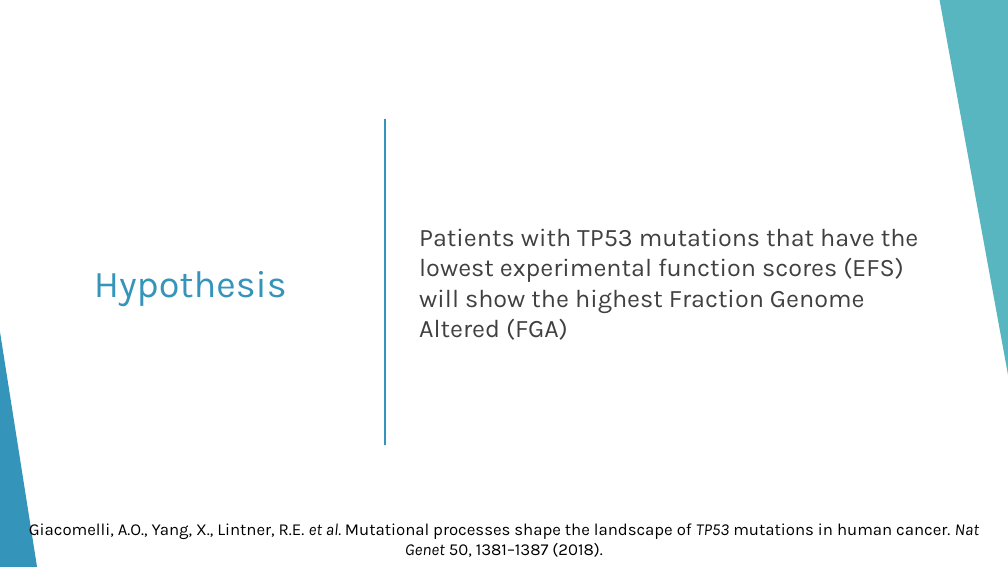
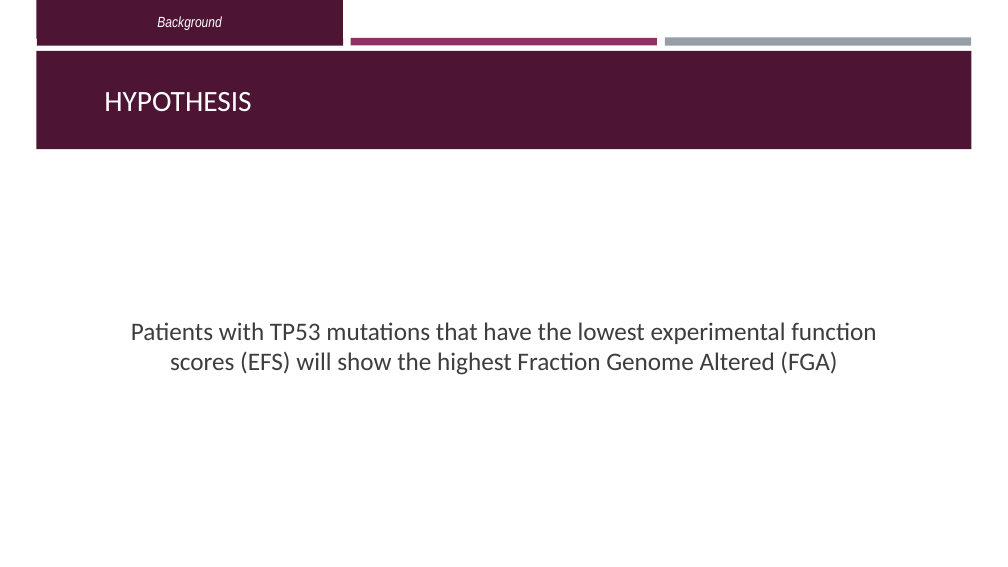
Before and after one commit to OrnitB/cancer_bioinformatics, a slide deck: slide 7 of project/project_background/Final Project Presentation - Ornit - Cancer Bioinfo March 2026.pptx (slide 8 before the commit). Drawn at 1008x567 pixels with LibreOffice and Linux fonts; fonts in the diff are those of the drawing. Boxes give left, top, right and bottom in pixels: in the first picture for what was removed or moved away, otherwise in the second. Text is boxed around its words. In the diff, an @@ line names an element or a change of style, - is before the commit and + after.

```diff
--- a/project/project_background/Final Project Presentation - Ornit - Cancer Bioinfo March 2026.pptx
+++ b/project/project_background/Final Project Presentation - Ornit - Cancer Bioinfo March 2026.pptx
@@ rectangle removed at <box>0,0,1008,567</box> @@
@@ text added at <box>157,16,221,30</box>, 14 pt, text #FFFFFF, italic @@
+Background
@@ triangle removed at <box>940,0,1008,382</box> @@
@@ rectangle added at <box>36,51,972,149</box>, fill #4D1434 @@
@@ rectangle added at <box>37,38,343,45</box>, fill #4D1434 @@
@@ rectangle added at <box>351,38,657,45</box>, fill #903163 @@
@@ rectangle added at <box>665,38,971,46</box>, fill #969FA7 @@
@@ text "HYPOTHESIS" at <box>104,92,251,112</box>: vertical alignment middle to bottom @@
@@ text at <box>104,92,251,112</box>: text changed; size 36 to 28 pt; font Karla to Calibri; text colour #3494BA to #FFFFFF @@
-Hypothesis
+HYPOTHESIS
@@ line removed from (385, 119) to (385, 445) @@
@@ text "Patients with TP53 mutations that ...": place and size @@
-text "Patients with TP53 mutations that ..." at <box>419,228,919,340</box>
+text "Patients with TP53 mutations that ..." at <box>131,322,876,375</box>
@@ text "Patients with TP53 mutations that ..." at <box>131,322,876,375</box>: font Karla to Calibri, text colour #404040 to #3D3D3D; alignment left to centre @@
@@ group removed at <box>0,0,1008,567</box>: 5 freeform shapes, 3 triangles, 2 lines @@
@@ triangle removed at <box>0,332,37,567</box> @@
@@ text removed at <box>29,520,979,557</box> @@
-Giacomelli, A.O., Yang, X., Lintner, R.E. et al. Mutational processes shape the landscape of TP53 mutations in human cancer. Nat Genet 50, 1381–1387 (2018).
```
Also in this commit, not shown: 7 other slides changed, 8 slides added, 5 slides removed.
